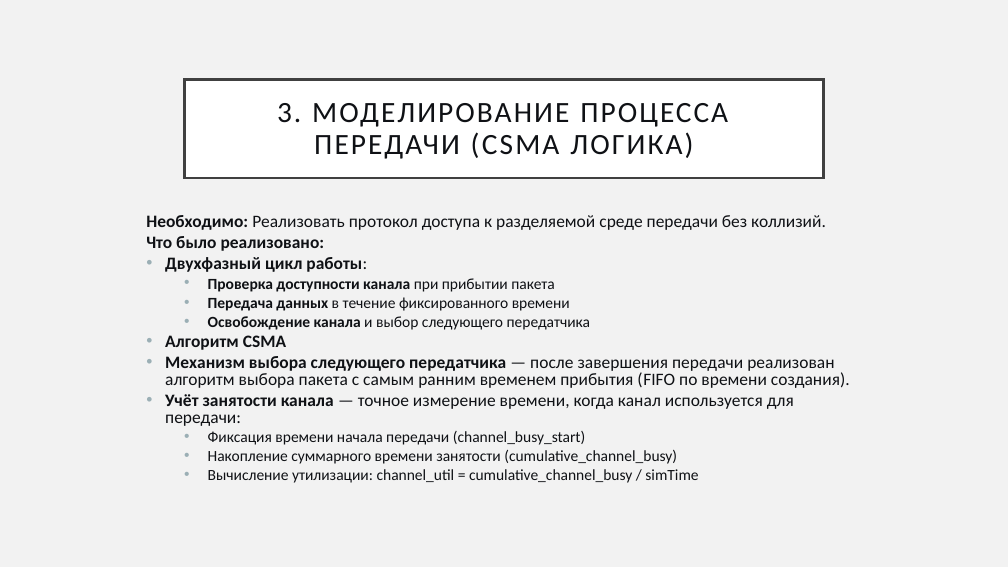
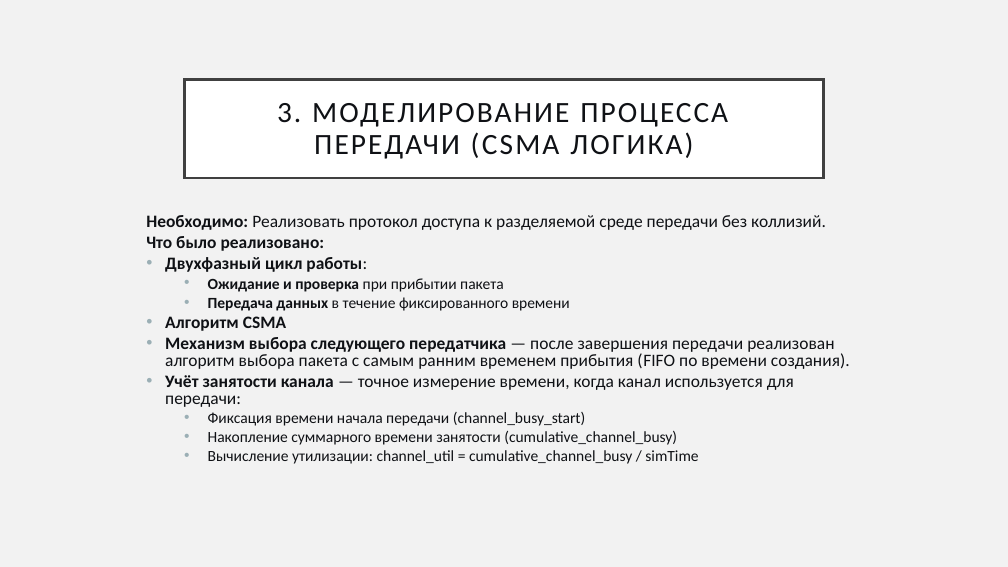
Before and after one commit to yak0da/imiris, a slide deck: slide 8 of отчет.pptx. Drawn at 1008x567 pixels with LibreOffice and Linux fonts; fonts in the diff are those of the drawing. Boxes give left, top, right and bottom in pixels: in the first picture for what was removed or moved away, otherwise in the second. Text is boxed around its words. In the diff, an @@ line names an element or a change of style, - is before the commit and + after.

```diff
--- a/отчет.pptx
+++ b/отчет.pptx
@@ text at box(208, 278, 504, 292): text changed @@
-  • Проверка доступности канала при прибытии пакета
+  • Ожидание и проверка при прибытии пакета
@@ text at box(208, 316, 590, 330): paragraph removed @@
-  • Освобождение канала и выбор следующего передатчика
```
Also in this commit, not shown: 1 other slide changed, 3 slides added, 10 other files.
